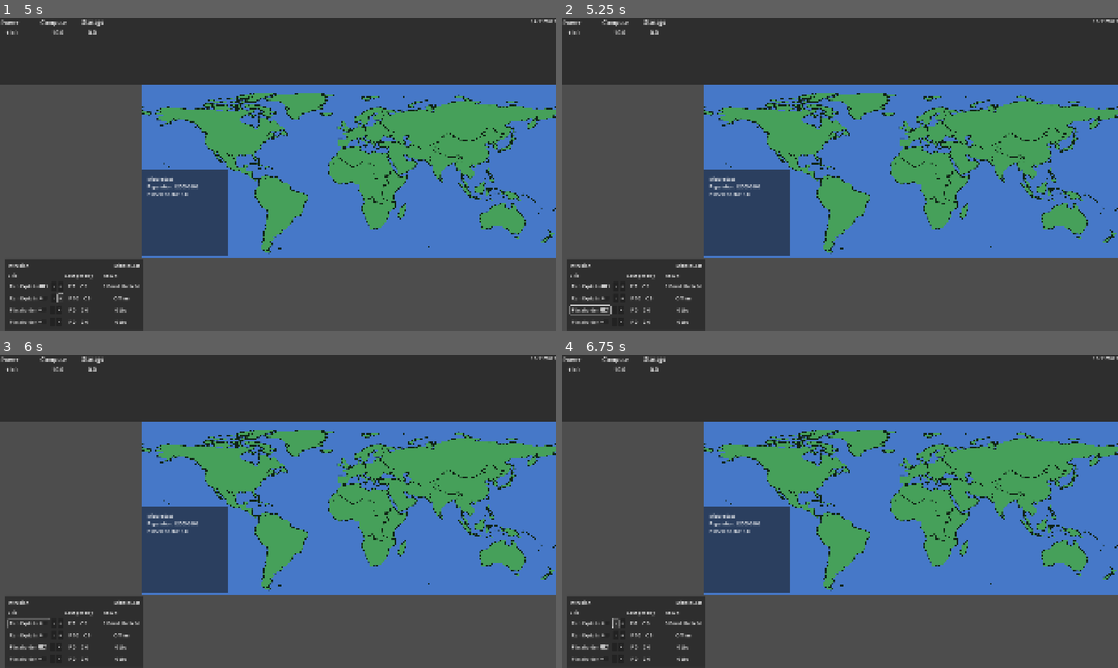
Above: before the commit, frames 1-4 (two rows, left to right).
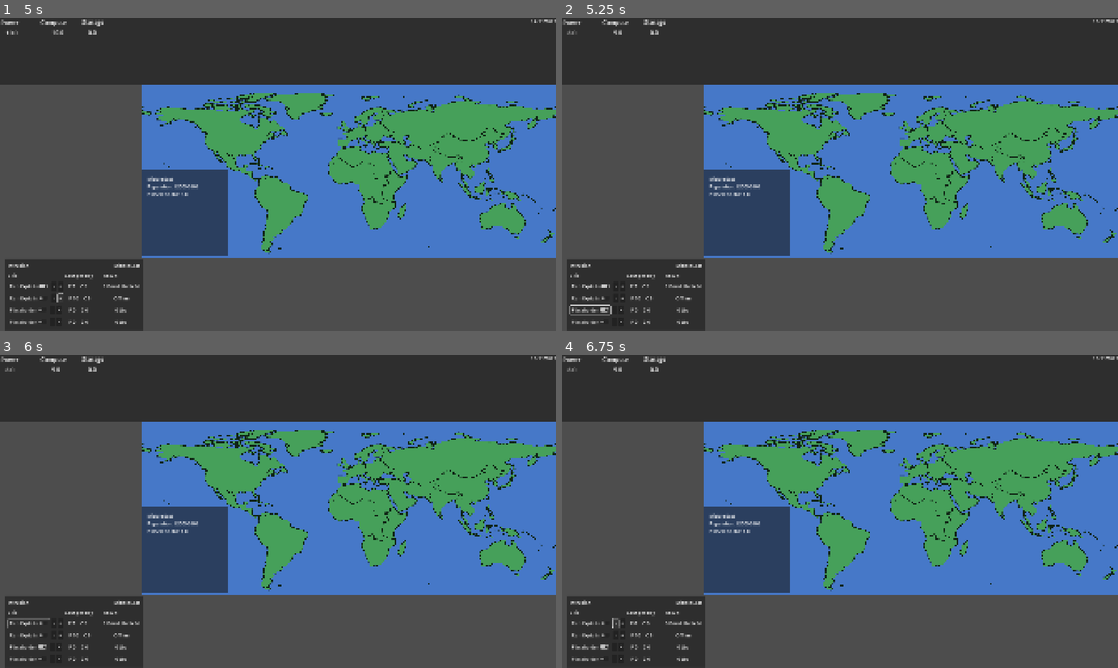
Above: after the commit, the same moments.

Repository: ChrisKnowles1987/Clippy
Game: Godot game, scene res://scenes/main.tscn
The game is run twice, just before and just after one commit, with the same random seed, the same clock (stepped at 60 frames per second) and the same inputs.
Inputs (mouse positions are in pixels of both pictures, inside the frame that each line leads up to):
- Up to frame 1 (5 s): tap Enter at 0.5 s; move the mouse to (400, 158) at 0.52 s; hold 1 (test_run_exploit) 0.53-1.25 s; click (400, 158) at 0.67 s; click "Run Exploits" at 1.25 s; click "-" at 2 s; click "+" at 2.75 s; click "-" at 3.5 s; click "+" at 4.25 s
- Up to frame 2 (5.25 s): click "Placeholder" at 5 s
- Up to frame 3 (6 s): click "Run Exploits" at 5.75 s
- Up to frame 4 (6.75 s): click "-" at 6.5 s

Frame 1 is identical in both runs. In frame 2, less than 0.1% of the frame differs, in the area x 0-33%, y 3-57%; in frame 3, less than 0.1%; in frame 4, less than 0.1%.

Commit message:
connecct run_exploit button to game

Diff:
--- a/scenes/global_resource_manager.gd
+++ b/scenes/global_resource_manager.gd
@@ -5,6 +5,14 @@
 var clippy_power: float = 10.0
 var clippy_compute: float = 10.0
 var clippy_storage: float = 0.0
+
+# scenes/global_resource_manager.gd
+func can_afford(power_cost: float, compute_cost: float, storage_cost: float = 0.0) -> bool:
+	return (
+		clippy_power >= power_cost
+		and clippy_compute >= compute_cost
+		and clippy_storage >= storage_cost
+	)
 
 func spend(power_cost: float, compute_cost: float, storage_cost: float = 0.0) -> bool:
 	if clippy_power < power_cost:
--- a/scripts/intrusion_skill_pannel_container.gd
+++ b/scripts/intrusion_skill_pannel_container.gd
@@ -1,5 +1,7 @@
 extends Control
 @onready var run_exploit_region_label = $TitleRowContainer/IntrusionSkillPannelRegionNameLabel
+
+@onready var run_exploit_check_button = $SkillTableContainer/RunExploitRow/RunExploitButtonContainer/CheckButton
 @onready var run_exploit_plus_button = $SkillTableContainer/RunExploitRow/RunExploitButtonContainer/PlusButton
 @onready var run_exploit_minus_button = $SkillTableContainer/RunExploitRow/RunExploitButtonContainer/MinusButton
 
@@ -7,12 +9,16 @@
 @onready var run_exploit_compute_cost_label = $SkillTableContainer/RunExploitRow/RunExploitCostContainer/ComputeCostLabel
 @onready var run_exploit_pwn_output_value = $SkillTableContainer/RunExploitRow/RunExploitOutputContainer/RunExploitPwnOutputValue
 
+# scripts/intrusion_skill_pannel_container.gd
+@onready var global_resource_manager = get_node("/root/Node2D/GlobalResourceManager")
+
 
 var selected_region_data: RegionData = null
 
 func _ready() -> void:
 	run_exploit_plus_button.pressed.connect(_on_run_exploit_plus_pressed)
 	run_exploit_minus_button.pressed.connect(_on_run_exploit_minus_pressed)
+	run_exploit_check_button.toggled.connect(_on_run_exploit_toggled)
 
 func show_empty() -> void:
 	selected_region_data = null
@@ -30,6 +36,8 @@
 		return
 
 	var run_exploit = selected_region_data.intrusion_allocations["run_exploit"]
+	run_exploit_check_button.button_pressed = run_exploit["enabled"]
+
 	var region_label = selected_region_data.display_name
 
 	var power = run_exploit["power_per_day"]
@@ -46,6 +54,28 @@
 
 	print("Intrusion panel showing: ", selected_region_data.display_name)
 	print(selected_region_data.intrusion_allocations)
+
+
+# scripts/intrusion_skill_pannel_container.gd
+func _on_run_exploit_toggled(enabled: bool) -> void:
+	if selected_region_data == null:
+		return
+
+	var skill = selected_region_data.intrusion_allocations["run_exploit"]
+
+	if enabled == true:
+		var can_run = global_resource_manager.can_afford(
+			skill["power_per_day"],
+			skill["compute_per_day"]
+		)
+
+		if can_run == false:
+			skill["enabled"] = false
+			refresh_ui()
+			return
+
+	skill["enabled"] = enabled
+	refresh_ui()
 
 func _on_run_exploit_plus_pressed():
 	if selected_region_data == null:
--- a/scripts/main.gd
+++ b/scripts/main.gd
@@ -27,6 +27,7 @@
 
 func _on_day_passed(current_date: Dictionary) -> void:
 	update_date_ui(current_date)
+	process_intrusion_skills()
 
 func update_date_ui(current_date: Dictionary) -> void:
 	game_day_timer_label.text = "%02d/%02d/%04d" % [
@@ -54,6 +55,32 @@
 	region_panel.show_region(selected_region_data)
 	intrusion_panel.show_region(selected_region_data)
 
+func process_intrusion_skills() -> void:
+	var selected_region_data: RegionData = region_manager.selected_region_data
+
+	if selected_region_data == null:
+		return
+
+	var run_exploit = selected_region_data.intrusion_allocations["run_exploit"]
+
+	if run_exploit["enabled"] == false:
+		return
+
+	var power_cost: float = run_exploit["power_per_day"]
+	var compute_cost: float = run_exploit["compute_per_day"]
+
+	var paid = global_resource_manager.spend(power_cost, compute_cost)
+
+	if paid == false:
+		run_exploit["enabled"] = false
+		intrusion_panel.refresh_ui()
+		return
+
+	selected_region_data.pwned_noobs += compute_cost
+
+	region_panel.show_region(selected_region_data)
+	intrusion_panel.show_region(selected_region_data)
+
 func run_exploit() -> void:
 	var selected_region_data: RegionData = region_manager.selected_region_data
 
--- a/scripts/region_data.gd
+++ b/scripts/region_data.gd
@@ -9,12 +9,12 @@
 
 @export var intrusion_allocations: Dictionary = {
 	"run_exploit": {
-		"enabled": true,
+		"enabled": false,
 		"power_per_day": 0,
 		"compute_per_day": 0
 	},
 	"scan_networks": {
-		"enabled": true,
+		"enabled": false,
 		"power_per_day": 0,
 		"compute_per_day": 0
 	}
